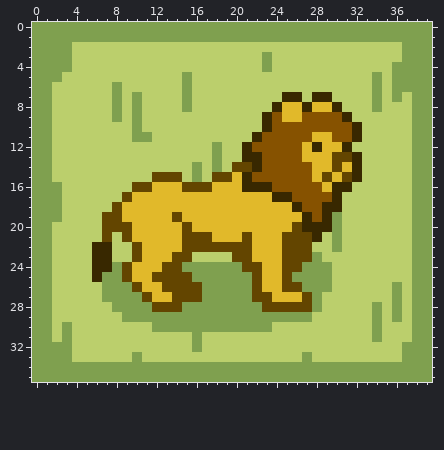
Pixel-art sprite: pixel-pets-app/public/Lion.png. Above: the version before the commit.
The file is 200x180 pixels, drawn in blocks of 5x5; one block is one cell here.
The result:
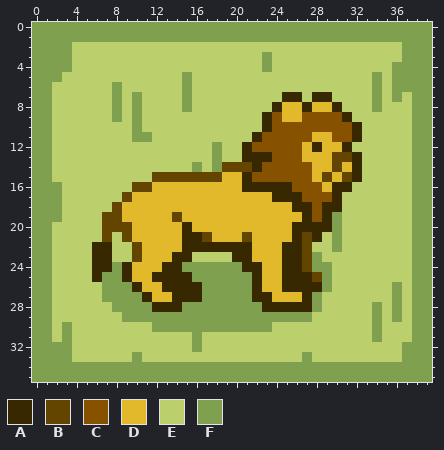
Palette (. is transparent): A #382800  B #634500  C #865200  D #e1b92a  E #bbcf6c  F #7fa04f
Edits made:
y 13: x 23 C -> A
y 14: x 19 E -> B
y 15: x 15..17 EFE -> BBB; x 19 B -> D
y 16: x 15..17 BBB -> DDD; x 24..25 CC -> AA
y 17: x 26 C -> A
y 18: x 27 C -> A
y 20: x 15 B -> A; x 26 B -> A
y 21: x 15..16 BB -> AA; x 25..26 BB -> DA
y 22: x 15..21 BBBBBBB -> AAAAAAA; x 25..26 BB -> AA
y 23: x 14..15 BB -> AA; x 20..21 BB -> AA; x 25..26 BB -> AA
y 24: x 9 B -> A; x 13..14 BB -> AA; x 21..22 BB -> AA; x 25..27 BBF -> AAB
y 25: x 9 B -> A; x 12..15 BBBB -> AAAA; x 22 B -> A; x 25..28 BFFF -> AAAB
y 26: x 10 B -> A; x 13..16 BBBB -> AAAA; x 22 B -> A; x 25..28 BBFF -> AAAA
y 27: x 11 B -> A; x 14..16 BBB -> AAA; x 22..23 BB -> AA; x 27 B -> A
y 28: x 12..14 BBB -> AAA; x 23..27 BBBBB -> AAAAA
Where, in picture pixels (left, top, right, bottom), the same in both pictures:
changed: (122, 152, 322, 312)
